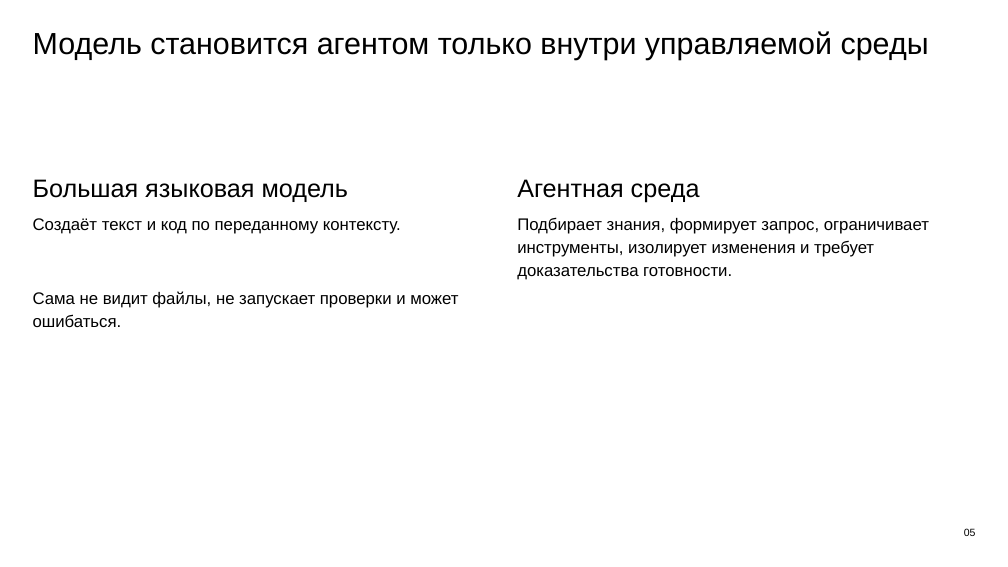
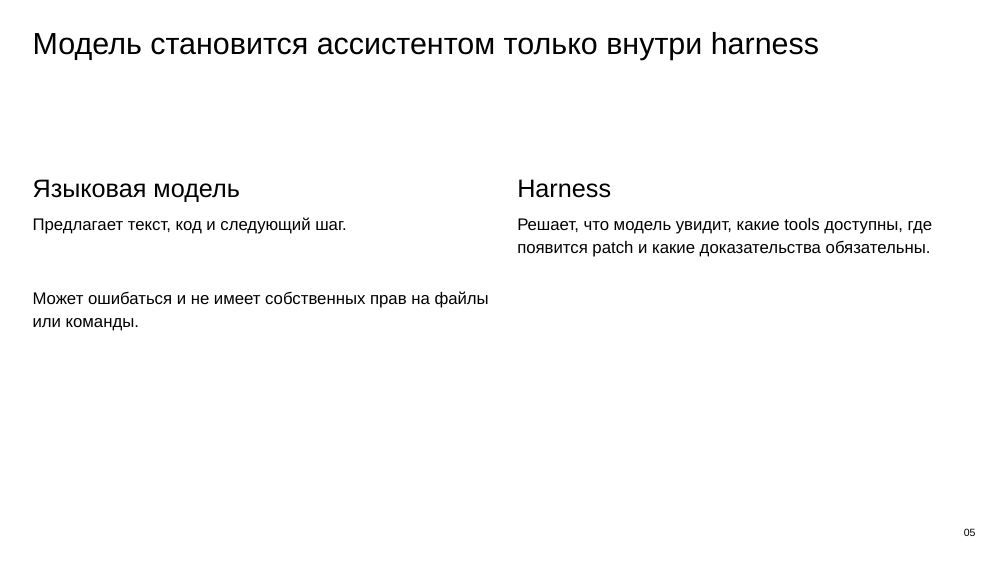
Before and after one commit to Vlodzimej/iona, a slide deck: slide 5 of docs/presentation/ionic-llm-harness-overview.pptx. Drawn at 1008x567 pixels with LibreOffice and Linux fonts; fonts in the diff are those of the drawing. Boxes give left, top, right and bottom in pixels: in the first picture for what was removed or moved away, otherwise in the second. Text is boxed around its words. In the diff, an @@ line names an element or a change of style, - is before the commit and + after.

Commit message:
feat(harness): harden local model visual workflows

```diff
--- a/docs/presentation/ionic-llm-harness-overview.pptx
+++ b/docs/presentation/ionic-llm-harness-overview.pptx
@@ text at (x1=33, y1=32, x2=819, y2=60): text changed @@
-Модель становится агентом только внутри управляемой среды
+Модель становится ассистентом только внутри harness
@@ text at (x1=33, y1=179, x2=489, y2=331): text changed @@
-Большая языковая модель
-Создаёт текст и код по переданному контексту.
-Сама не видит файлы, не запускает проверки и может ошибаться.
+Языковая модель
+Предлагает текст, код и следующий шаг.
+Может ошибаться и не имеет собственных прав на файлы или команды.
@@ text at (x1=517, y1=179, x2=932, y2=257): text changed @@
-Агентная среда
-Подбирает знания, формирует запрос, ограничивает инструменты, изолирует изменения и требует доказательства готовности.
+Harness
+Решает, что модель увидит, какие tools доступны, где появится patch и какие доказательства обязательны.
```
Also in this commit, not shown: 9 other slides changed, 5 slides added, 5 slides removed, 36 other files.
